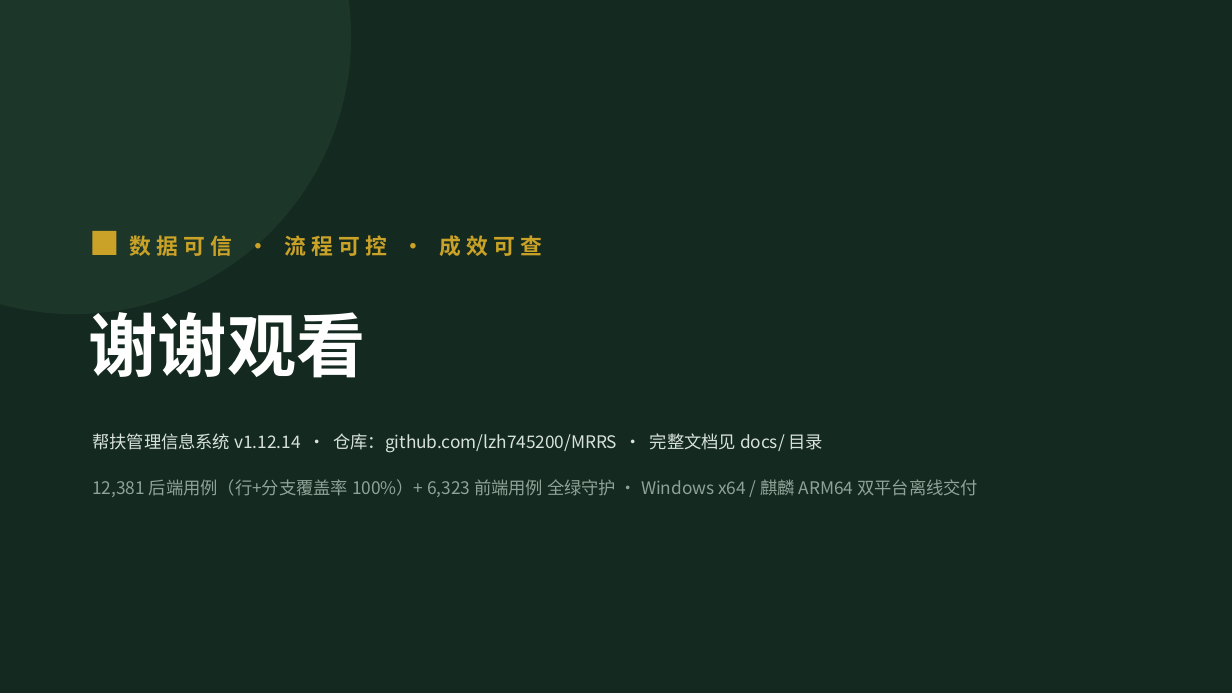
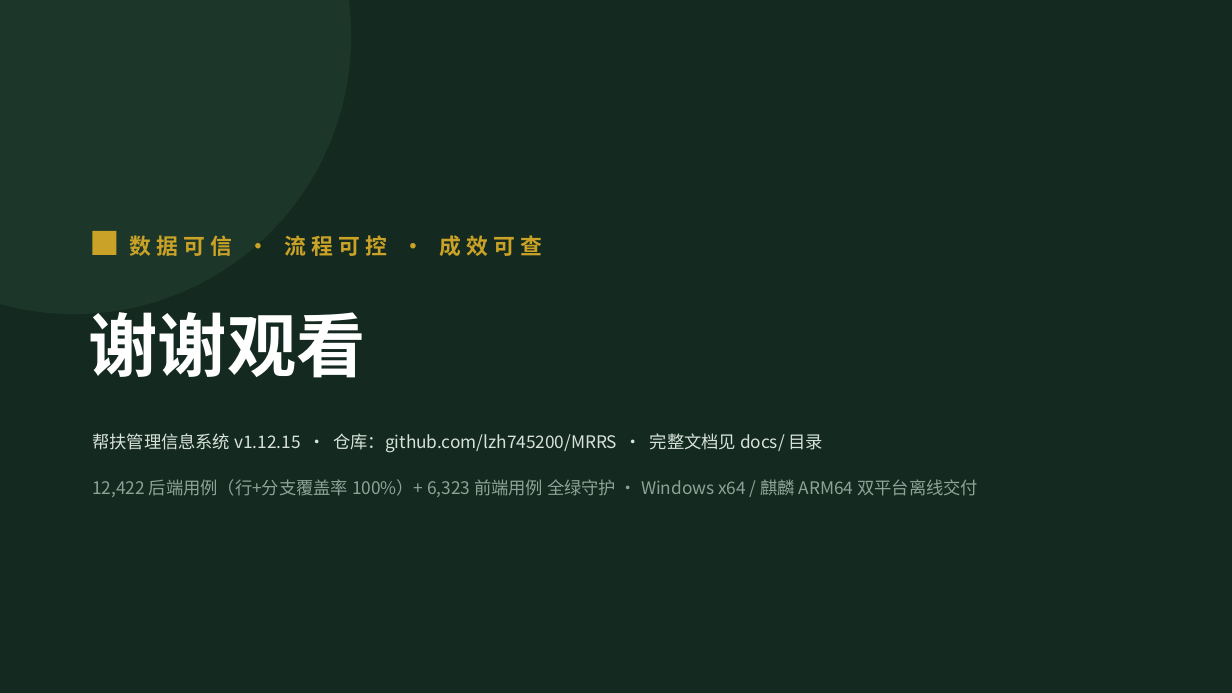
Before and after one commit to lzh745200/MRRS, a slide deck: slide 41 of docs/帮扶管理信息系统介绍.pptx. Drawn at 1232x693 pixels with LibreOffice and Linux fonts; fonts in the diff are those of the drawing. Boxes give left, top, right and bottom in pixels: in the first picture for what was removed or moved away, otherwise in the second. Text is boxed around its words. In the diff, an @@ line names an element or a change of style, - is before the commit and + after.

Commit message:
docs: 文档与 PPT 同步至 v1.12.15 实测口径 + 修复 README 版本号长期漂移
用例口径（2026-10-08 仓库实测，pytest tests/ --collect-only -q）：
后端 12,422（622 文件，较 R20 提交的 12,395 新增 27 例，来自复审补丁的
PDF 转义承重用例 / batch_export 分支 / 即时备份 wait 全路径 / 回收站
fail-closed / CI 覆盖率缺口补测）；前端 6,323（299 文件）；合计 18,745。

同步范围（仅当前口径，历史版本条目按约定保留）：
- README.md：徽标统计表、上次全量验证行、测试类型表
- CHANGELOG.md：[1.12.15] 段补「复审补丁（F2）」与「覆盖率」小节，
  并更新用例口径（12,395 → 12,422 / 18,717 → 18,745）
- 项目文件结构说明.md：backend/tests 章节 3 处、CI 作业表 1 处
- docs/build_ppt.js：章节页统计、页码统计数据来源、净效果摘要、页脚版本号
  （v1.12.14 → v1.12.15）、封面版本与日期
- 两份 PPTX 产物同步重新生成（docs/ 与根目录，md5 一致）

PPT 排版修复（此前遗留的 2 处溢出，用户明确要求不得溢出）：
- P06 / P32 的「数据来源」脚注原为固定字号，在 12.3×0.4in 与
  6.6×0.35in 框内分别超出 1.31× / 1.38× → 改用脚本内置 fitFontSize
  按框宽高自适应（12→10pt、11→10.5pt），P32 同时精简措辞。
- 复检 `scripts/ppt_overflow_check.py … 1.0 1.45` → 合计溢出文本框 0。

根因治理（版本同步工具漏网）：
- README 顶部标语行「… | 多机协同数据同步 | vX.Y.Z」不在
  scripts/sync-version.js 的同步目标内，长期漂移（发版 v1.12.15 时仍写
  1.12.14）→ 新增「README.md (顶部标语)」同步条目，--check 现已覆盖
  （徽标与标语两条独立校验，互不干扰）。

```diff
--- a/docs/帮扶管理信息系统介绍.pptx
+++ b/docs/帮扶管理信息系统介绍.pptx
@@ text at bbox=[92, 433, 824, 453]: text changed @@
-帮扶管理信息系统 v1.12.14 · 仓库：github.com/lzh745200/MRRS · 完整文档见 docs/ 目录
+帮扶管理信息系统 v1.12.15 · 仓库：github.com/lzh745200/MRRS · 完整文档见 docs/ 目录
@@ text at bbox=[92, 479, 978, 497]: text changed @@
-12,381 后端用例（行+分支覆盖率 100%）+ 6,323 前端用例 全绿守护 · Windows x64 / 麒麟 ARM64 双平台离线交付
+12,422 后端用例（行+分支覆盖率 100%）+ 6,323 前端用例 全绿守护 · Windows x64 / 麒麟 ARM64 双平台离线交付
```
Also in this commit, not shown: 35 other slides changed, 6 other files.
